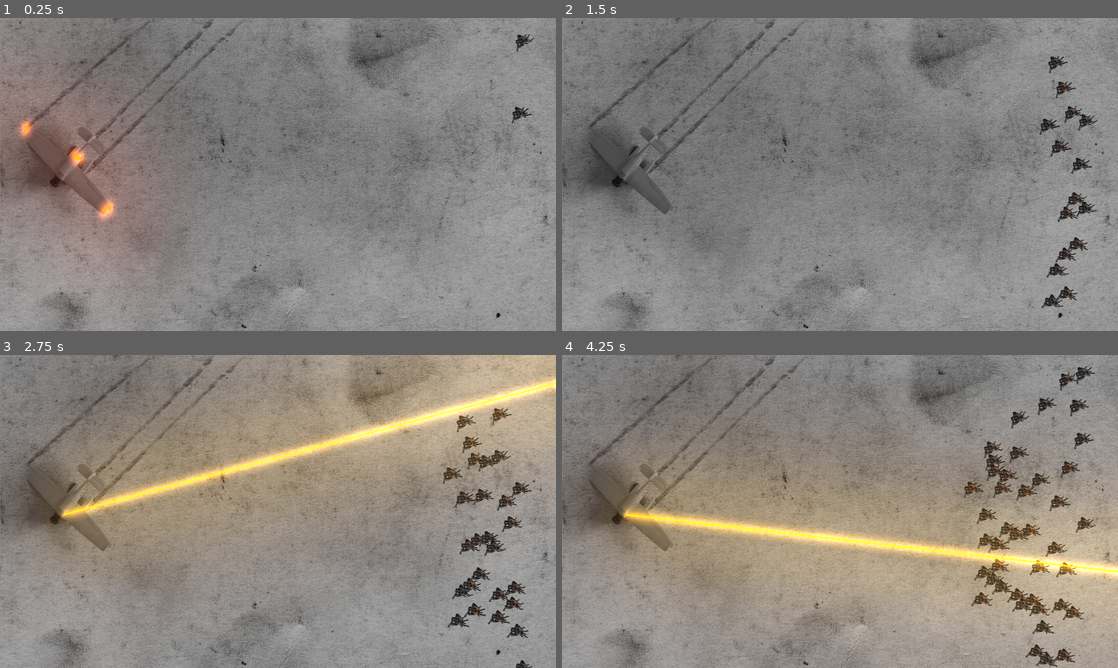
Above: before the commit, frames 1-4 (two rows, left to right).
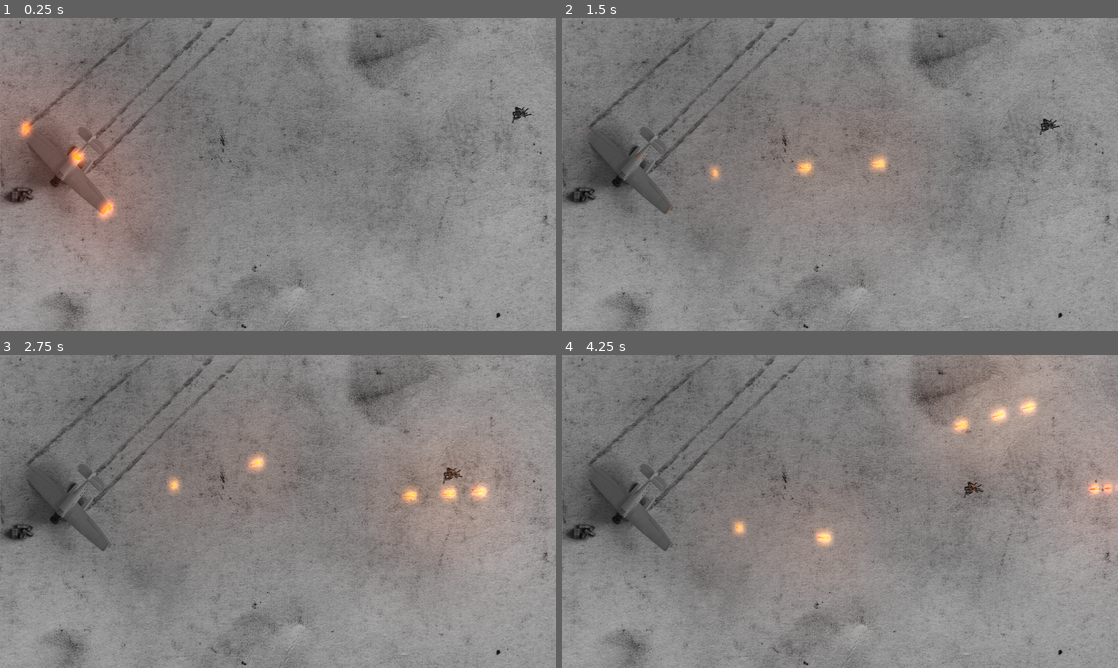
Above: after the commit, the same moments.

Repository: YuriNikolai/StrangeWinds
Game: Godot game, scene res://scenes/Level0.tscn
Same seed, same stepped clock (60 frames per second), same inputs: the game is played once before the commit and once after it.
Inputs (mouse positions are in pixels of both pictures, inside the frame that each line leads up to):
- Up to frame 1 (0.25 s): no input
- Up to frame 2 (1.5 s): move the mouse to (962, 158) at 0.52 s; press the mouse at (962, 158) at 0.53 s; move the mouse to (728, 190) at 1.27 s; release the mouse at (728, 190) at 1.28 s; click (728, 190) at 1.35 s
- Up to frame 3 (2.75 s): move the mouse to (333, 442) at 2.02 s; press the mouse at (333, 442) at 2.03 s
- Up to frame 4 (4.25 s): move the mouse to (812, 574) at 2.77 s; release the mouse at (812, 574) at 2.78 s; click (812, 574) at 2.85 s; move the mouse to (1006, 558) at 3.52 s; press the mouse at (1006, 558) at 3.53 s

The runs differ from the first frame. In frame 1, 0.3% of the frame differs, in the area x 0-96%, y 5-60%; in frame 2, 2.0%; in frame 3, 34%; in frame 4, 38%, in the area x 0-100%, y 3-100%.
Error after the commit: Invalid call. Nonexistent function 'hit' in base 'RigidBody2D (Flare.gd)'. (res://scripts/Flare.gd:18)

Commit message:
weapon logic

Diff:
--- a/scenes/Artilect.tscn
+++ b/scenes/Artilect.tscn
@@ -108,7 +108,6 @@
 [sub_resource type="Animation" id=36]
 resource_name = "shoot"
 length = 1.5
-loop = true
 step = 0.05
 tracks/0/type = "value"
 tracks/0/path = NodePath("Sprite:frame")
--- a/scenes/Level0.tscn
+++ b/scenes/Level0.tscn
@@ -14,6 +14,8 @@
 [ext_resource path="res://weapons/projectiles/Flare.tscn" type="PackedScene" id=12]
 [ext_resource path="res://gfx/plane/plane_lights.png" type="Texture" id=13]
 [ext_resource path="res://scripts/Cursor.gd" type="Script" id=14]
+[ext_resource path="res://gfx/world/cratestack3scaled.png" type="Texture" id=15]
+[ext_resource path="res://gfx/world/cratestack3scaled_shadow.png" type="Texture" id=16]
 
 [sub_resource type="Environment" id=2]
 background_mode = 4
@@ -74,6 +76,14 @@
 z_as_relative = false
 texture = ExtResource( 4 )
 
+[node name="Crates" type="Sprite" parent="Plane"]
+position = Vector2( -915, 43 )
+texture = ExtResource( 15 )
+
+[node name="CratesShadow" type="Sprite" parent="Plane/Crates"]
+show_behind_parent = true
+texture = ExtResource( 16 )
+
 [node name="Player" type="Node2D" parent="."]
 position = Vector2( 220, 551 )
 z_index = 2
@@ -89,8 +99,6 @@
 [node name="Weapon" type="Node2D" parent="Player"]
 script = ExtResource( 8 )
 rof = 3.0
-damage = 1.0
-is_hitscan = true
 muzzle_vel = 1300
 penetrates = true
 max_pen = 3
@@ -122,6 +130,7 @@
 
 [node name="Timer" type="Timer" parent="Spawner"]
 wait_time = 0.1
+one_shot = true
 autostart = true
 
 [node name="Path2D" type="Path2D" parent="."]
--- a/scripts/Artilect.gd
+++ b/scripts/Artilect.gd
@@ -1,6 +1,6 @@
 extends KinematicBody2D
 
-export var hp : float
+export var hp = 10
 export var attack_range = 600
 export var speed = 100
 
@@ -19,18 +19,22 @@
 
 onready var hitbox = $CollisionShape2D
 onready var ap = $AnimationPlayer
+var dead = false
+var shot = false
 
 func _ready():
 	target_vector = (target-global_position).normalized()*speed
 
 func _physics_process(delta):
-	if position.distance_to(target) < 50 or position.x < target.x:
-		state = DYING
-	else:
+	print (hp)
+	if (position.distance_to(target) < 50 or position.x < target.x) and (state != SHOOTING):
+		state = SHOOTING
+	elif state == ADVANCING:
 		move_and_slide(target_vector/rand_range(90, 110)*speed)
 
 
 func _process(_delta):
+#	print(ap.current_animation)
 	look_at(player_pos)
 	match state:
 		ADVANCING:
@@ -38,10 +42,17 @@
 			ap.play("advance")
 		SHOOTING:
 			#print ("Shooting state")
-			ap.play("shoot")
+			if !shot:
+				shot = true
+				ap.play("shoot")
 		DYING:
-			#print ("Dying state")
-			ap.play("die")
+			#print ("dying state")
+			if !dead:
+				dead = true
+				ap.play("die")
+
 
 func hit(dmg):
 	hp -= dmg
+	if hp <= 0:
+		state = DYING
--- a/scripts/Flare.gd
+++ b/scripts/Flare.gd
@@ -1,10 +1,21 @@
 extends RigidBody2D
 
 onready var _animated_sprite = $AnimatedSprite
+onready var raycast = $RayCast2D
 
+export var flare_damage = 5
+
+var burned = false
 
 func _ready():
 	_animated_sprite.frame = 0 #Makes anim start on a consistent frame
 
+func _physics_process(delta):
+#	print(raycast.get_collider())
+	if raycast.is_colliding() and burned != true:
+		burned = true
+		if raycast.get_collider() != null:
+			raycast.get_collider().hit(flare_damage)
+
 func _on_LifeTimer_timeout():
 	queue_free()
--- a/scripts/Weapon.gd
+++ b/scripts/Weapon.gd
@@ -1,8 +1,8 @@
 extends Node2D
 
-# in rounds per second
-export var rof : float
-export var damage : float
+
+export var rof : float # in rounds per second
+export var rifle_damage = 10
 export var is_hitscan : bool
 export var muzzle_vel : int
 export var penetrates : bool
@@ -56,10 +56,10 @@
 				else:
 					line.add_point(scan[-1])
 				for i in range(0, len(scan)-1):
-					scan[i].hit(damage)
+					scan[i].hit(rifle_damage)
 			else:            #Stopping shot. Will stop on the first collider.
 				line.add_point(raycast.get_collision_point())
-				raycast.get_collider().hit(damage)
+				raycast.get_collider().hit(rifle_damage)
 		else:                #Loose shot. Has not collided.
 			if point_1.x < point_0.x:
 				while point_1.x > -1000:
@@ -81,8 +81,8 @@
 		tween.interpolate_property(line, "default_color", line.default_color, Color(line.default_color.r, line.default_color.g, line.default_color.b, 0), 0.2, Tween.TRANS_LINEAR, Tween.EASE_IN, 0)
 		tween.start()
 		yield(get_tree().create_timer(1/rof), "timeout")
+		line.queue_free()
 		can_fire = true
-
 
 func multi_scan(): #Scans all colliders, up to max_pen. Returns an array with all colliders.
 				   #Last element of array is the last collision point. If colliding with less than max_pen, last element will be 0,0.
@@ -93,7 +93,7 @@
 		else:
 			var curr_collider = raycast.get_collider()
 			colliders.append(curr_collider)
-			print(curr_collider)
+#			print(curr_collider)
 			raycast.add_exception(curr_collider)
 			raycast.force_raycast_update()
 	if len(colliders) > 0 and len(colliders) < max_pen:
@@ -101,5 +101,5 @@
 	else:
 		colliders.append(raycast.get_collision_point())
 	raycast.clear_exceptions()
-	print(colliders)
+#	print(colliders)
 	return colliders
--- a/weapons/projectiles/Flare.tscn
+++ b/weapons/projectiles/Flare.tscn
@@ -81,11 +81,15 @@
 scale = Vector2( 0.1, 0.1 )
 frames = SubResource( 2 )
 animation = "flare"
-frame = 49
+frame = 19
 playing = true
 
 [node name="LifeTimer" type="Timer" parent="."]
 wait_time = 4.0
 autostart = true
 
+[node name="RayCast2D" type="RayCast2D" parent="."]
+enabled = true
+cast_to = Vector2( 20, 0 )
+
 [connection signal="timeout" from="LifeTimer" to="." method="_on_LifeTimer_timeout"]
Not shown: 1 places in scenes/Level0.tscn that only renumber resources
Not shown, changed: README.md
